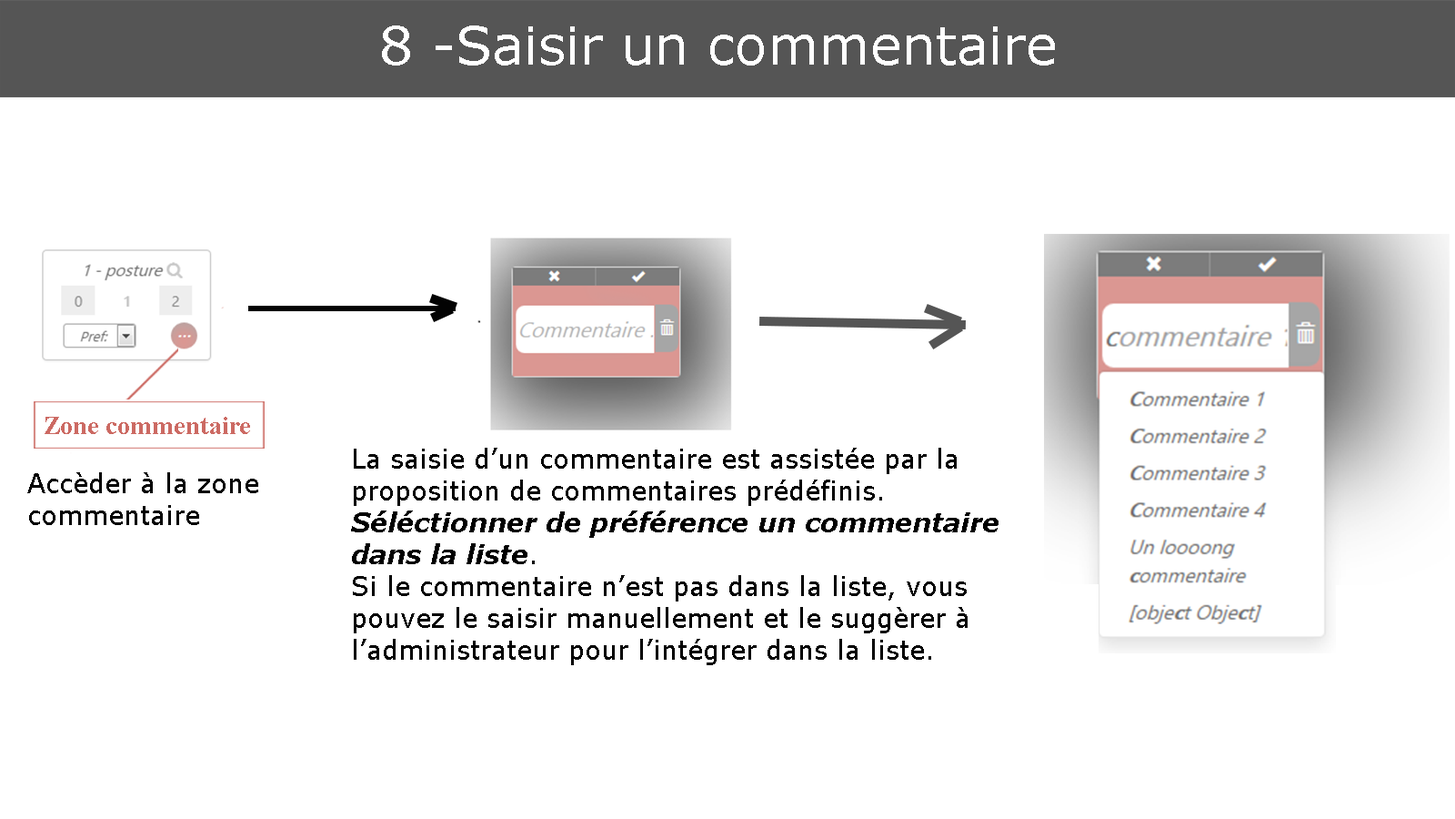
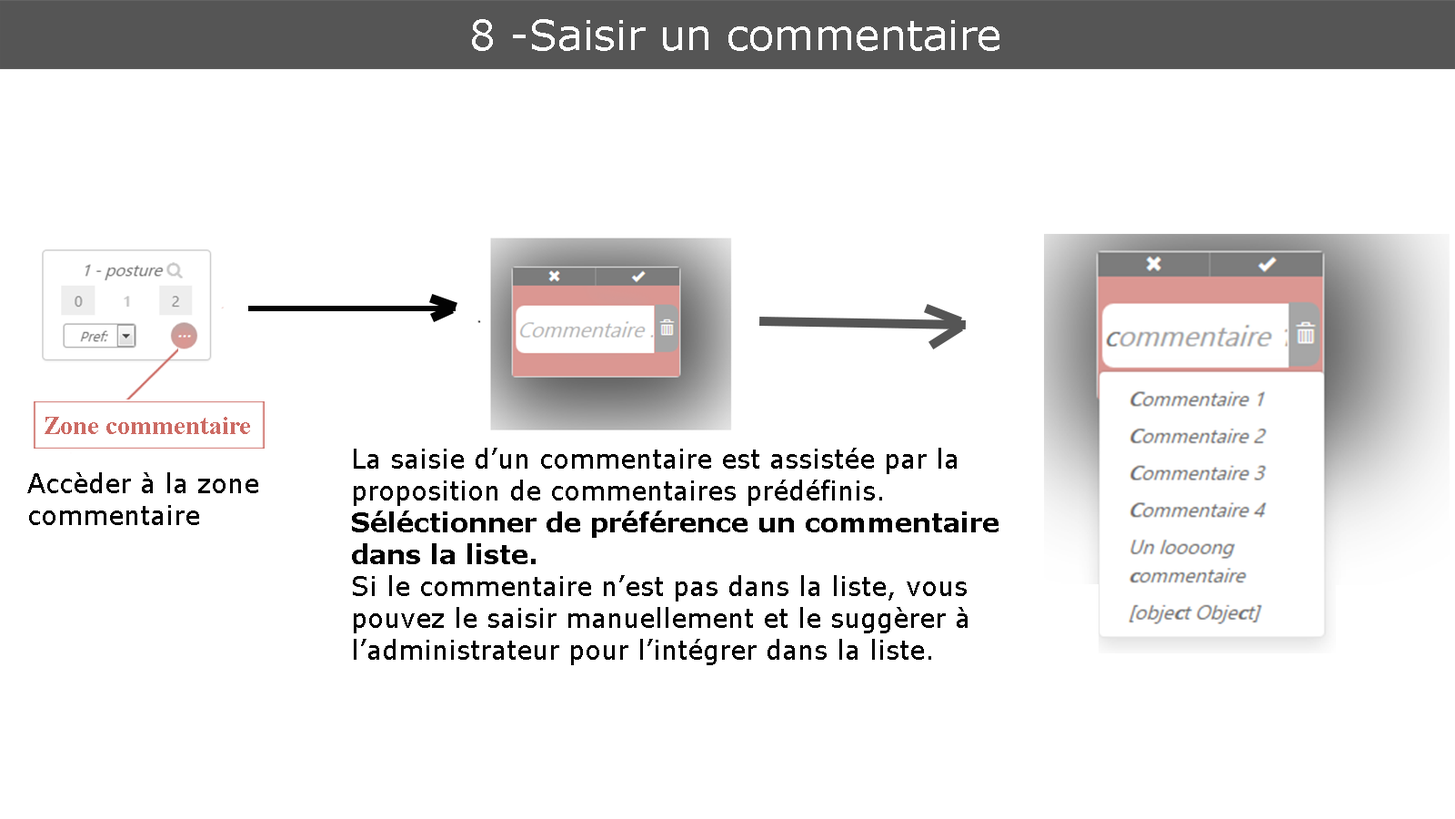
Before/after of a 1455×819 layered artwork. What changed in the layer stack:
painted on "8 -Saisir un commentaire" over [left=382, top=19, right=1056, bottom=66]
painted on "Calque 3" over [left=0, top=0, right=1455, bottom=98]
painted on "La saisie d’un commentaire est assistée par la proposition de c" over [left=351, top=510, right=999, bottom=564]
added layer "fond blanc" above "commentaire1" over [left=0, top=60, right=1455, bottom=564]
